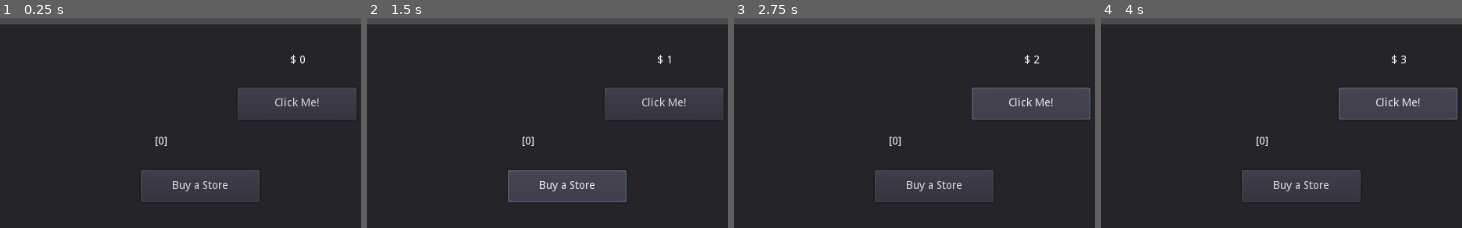
Above: before the commit, frames 1-4 (left to right).
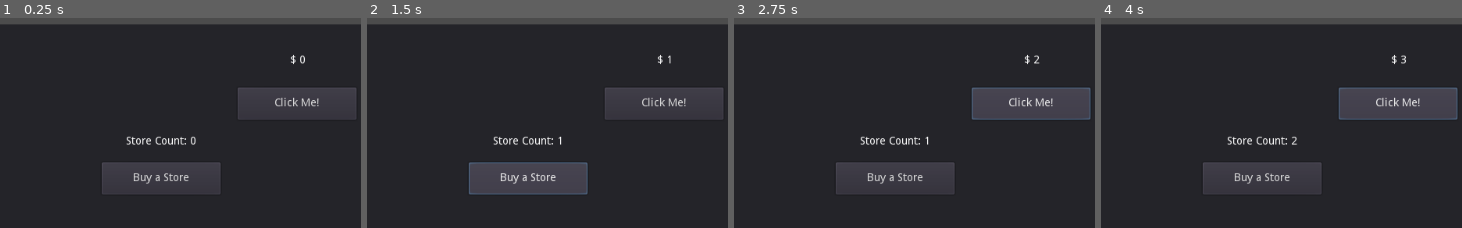
Above: after the commit, the same moments.

Repository: shawn220a/GodotIdleTycoon
Game: Godot game, scene res://store.tscn
Same seed, same stepped clock (60 frames per second), same inputs: the game is played once before the commit and once after it.
Inputs:
- Up to frame 1 (0.25 s): no input
- Up to frame 2 (1.5 s): click "Click Me!" at 0.5 s; click "Buy a Store" at 1.25 s
- Up to frame 3 (2.75 s): click "Click Me!" at 2 s
- Up to frame 4 (4 s): click "Buy a Store" at 2.75 s; click "Click Me!" at 3.5 s
The pictures show only the part of the screen within x 8-58%, y 0-50%; the shares and areas given below are measured in that part.

The runs differ from the first frame. In frame 1, 3.9% of the frame differs, in the area x 28-73%, y 56-88%; in frame 2, 5.9%; in frame 3, 3.9%; in frame 4, 3.9%.
Error before the commit: Invalid set index 'text' (on base: 'null instance') with value of type 'String'. (res://store.gd:13)

Commit message:
Format buy store label

Diff:
--- a/store.gd
+++ b/store.gd
@@ -10,7 +10,7 @@
 
 func UpdateUI():
 	$MoneyLabel.text = "$ " + str(money)
-	$StoreCount.text = "Store Count: " + str(storeCount)
+	$StoreCountLabel.text = "Store Count: " + str(storeCount)
 
 func _on_ClickButton_pressed():
 	money = money + 1
--- a/store.tscn
+++ b/store.tscn
@@ -36,10 +36,10 @@
 }
 
 [node name="BuyButton" type="Button" parent="."]
-margin_left = 250.0
-margin_top = 186.5
-margin_right = 402.0
-margin_bottom = 227.5
+margin_left = 200.0
+margin_top = 177.0
+margin_right = 352.0
+margin_bottom = 218.0
 text = "Buy a Store"
 __meta__ = {
 "_edit_use_anchors_": false
